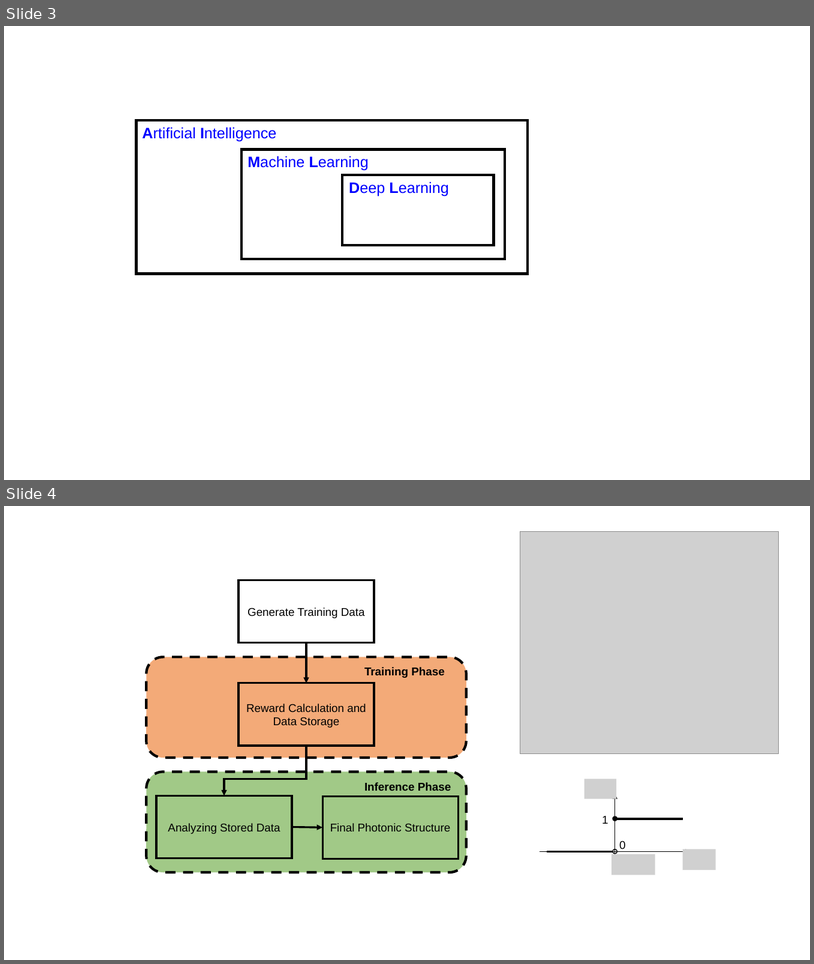
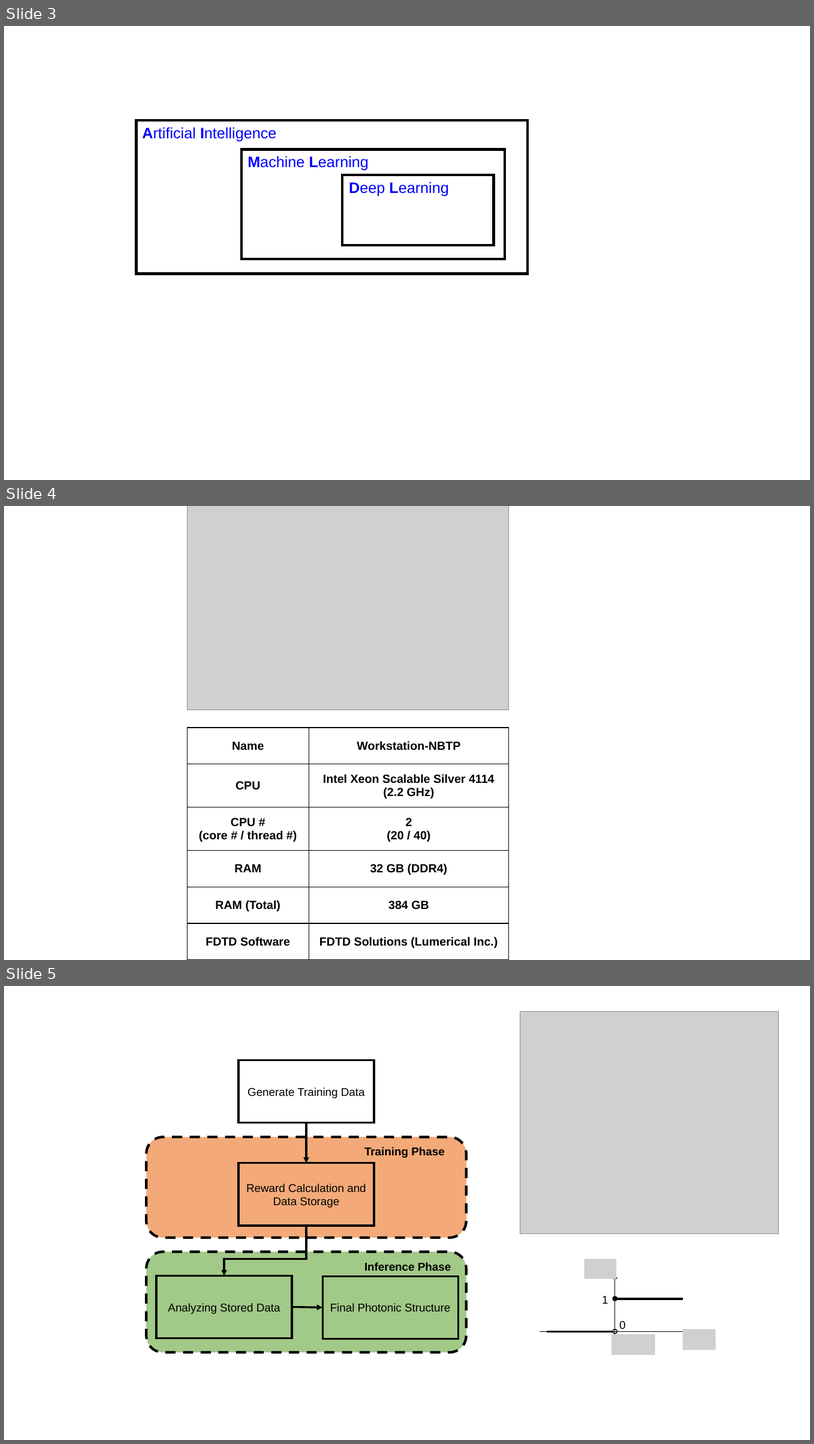
Before and after one commit to jglee96/NBTP_Lab, a slide deck: 개인/석사학위논문/그림.pptx. Shown one above the other, each under a label of ours: slides 3 and 4 before the commit, slides 3, 4 and 5 after it. The pictures are 814x964 and 814x1444 pixels, drawn with LibreOffice and Linux fonts; fonts in the diff are those of the drawing; grey boxes stand for pictures. Boxes give left, top, right and bottom in pixels: in the first picture for what was removed or moved away, otherwise in the second. Text is boxed around its words. In the diff, an @@ line names an element or a change of style, - is before the commit and + after.

```diff
--- a/개인/석사학위논문/그림.pptx
+++ b/개인/석사학위논문/그림.pptx
@@ slide 4 added at box(4, 506, 810, 960), background #FFFFFF @@
@@ picture added at box(188, 506, 509, 710) @@
@@ table added at box(188, 727, 510, 960), 6 rows, 2 columns @@
+Name | Workstation-NBTP
+CPU | Intel Xeon Scalable Silver 4114 / (2.2 GHz)
+CPU # / (core # / thread #) | 2 / (20 / 40)
+RAM | 32 GB (DDR4)
+RAM (Total) | 384 GB
+FDTD Software | FDTD Solutions (Lumerical Inc.)
@@ what was slide 4 is now slide 5 @@
```
Also in this commit, not shown: 1 slide changed, 4 other slides added, 17 other files.
